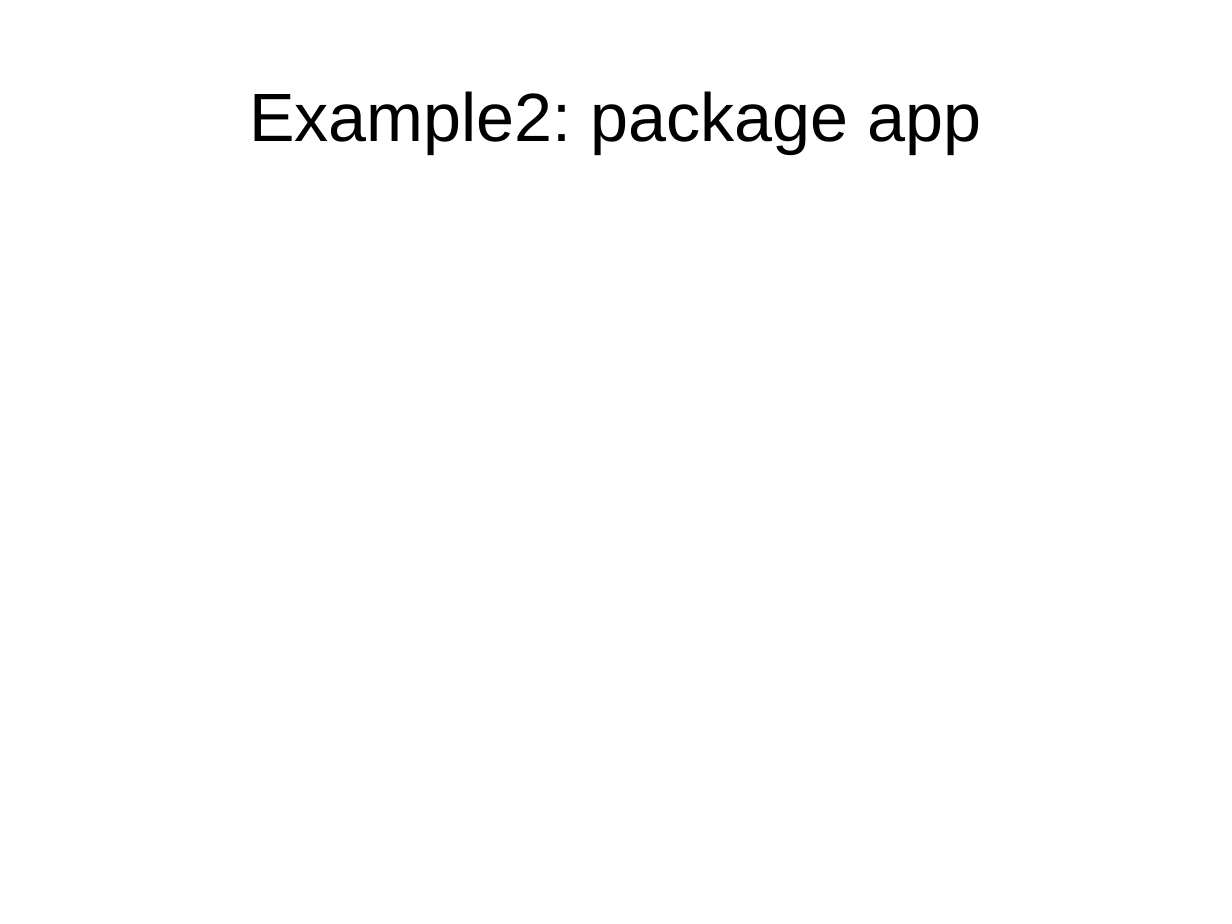
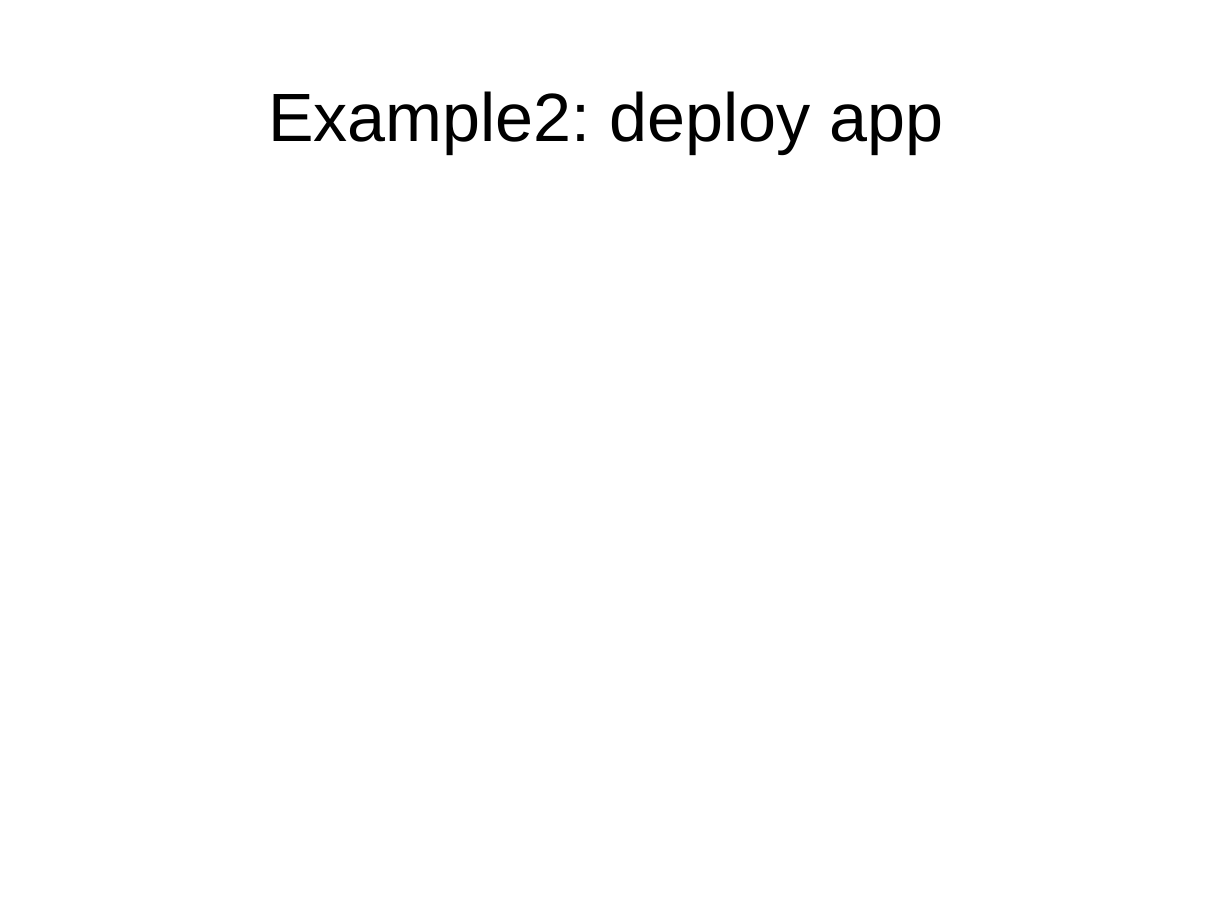
Before and after one commit to julienaubert/gothpy_fab, a slide deck: slide 9 of slides.odp (slide 8 before the commit). Drawn at 1232x924 pixels with LibreOffice and Linux fonts; fonts in the diff are those of the drawing. Boxes give left, top, right and bottom in pixels: in the first picture for what was removed or moved away, otherwise in the second. Text is boxed around its words. In the diff, an @@ line names an element or a change of style, - is before the commit and + after.

```diff
--- a/slides.odp
+++ b/slides.odp
@@ title at [268,91,944,153]: text changed @@
-Example2: package app
+Example2: deploy app
```
Also in this commit, not shown: 1 other slide changed, 7 slides added, 2 slides removed, 11 other files.
